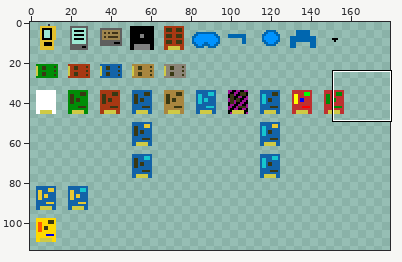
File history of a sprite sheet, resources/logisticspipes/item_textures.png. The picture above shows the old version from afar; the outline marks the close-up.
Close-up. Before the commit:
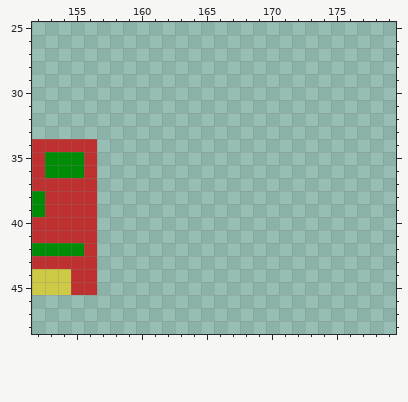
The file is 256x256 pixels. Pixels under 10% opacity are left out. Shown: x 152..179, y 25..48. The wide view leaves out empty margins.
After:
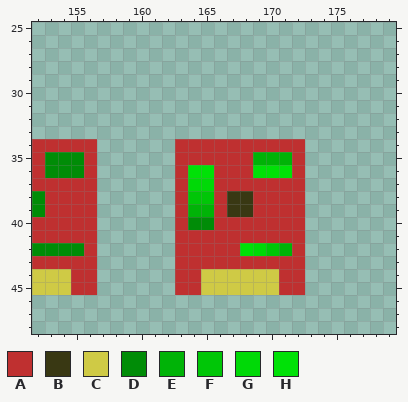
Palette (. is transparent): A #bf3030  B #393813  C #cfca45  D #008c07  E #00b307  F #00c607  G #00d907  H #00e107
The exact change:
Changed rows in their new state; - is an unchanged pixel.
first column x 163:
34 AAAAAAAAAA
35 AAAAAAEEEA
36 AHHAAAHHHA
37 AGGAAAAAAA
38 AFFABBAAAA
39 AEEABBAAAA
40 ADDAAAAAAA
41 AAAAAAAAAA
42 AAAAAHGFEA
43 AAAAAAAAAA
44 AACCCCCCAA
45 AACCCCCCAA
Pixel boxes of the changes (left, top, right, bottom) in both close-ups:
added: (175, 139, 305, 295)
